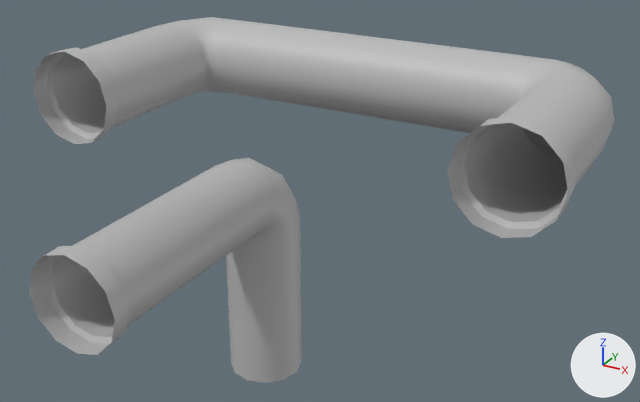
Two versions of the FBX model LD54_GameJam/Assets/Assets/SM_Builder_Tube03.fbx, one commit apart.
Both versions are drawn from a 50 mm camera at (0.563, -1.332, 1.074) aimed at (-0.063, -0.193, 0.505). Arrows for +X, +Y and +Z are at lower right; the lights stay in place. Where no turn or scale is listed for an object, it has been applied to the vertices.

In view in the first picture: 'BuilderAsset_Tube3'.
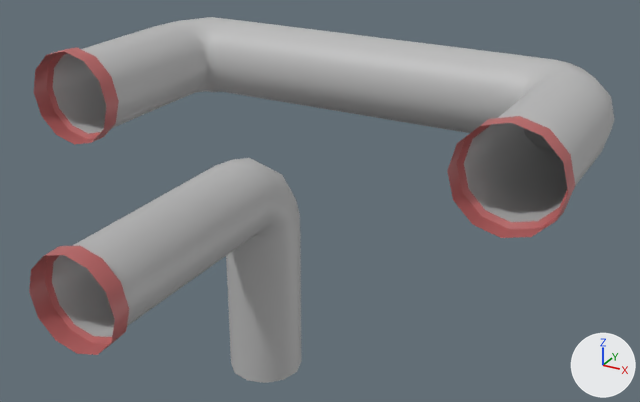
Boxes [x1, y1, x2, y2] around the edits, measured in the pictures (640 x 402 px):
part 1 of me_mesh, recoloured
    both: [29, 47, 575, 355]

The change, as a diff of the scene's bpy script:
```diff
--- a/LD54_GameJam/Assets/Assets/SM_Builder_Tube03.fbx.py
+++ b/LD54_GameJam/Assets/Assets/SM_Builder_Tube03.fbx.py
@@ mat_lambert2 @@
+mat_lambert2 = principled_material('lambert2')
+mat_lambert2.base_color = (0.5, 0.135, 0.135)  # pink #bc6767
@@ me_mesh @@
 me_mesh.from_pydata(...)  # 336 vertices, 313 faces; spans x -0.39..0.39, y -0.513..0.088, z 0.0..0.793
 # used by ob_builderasset_tube3; location = (0.0, 0.0, 0.0)
+# me_mesh part 1: all 72 faces centred in x -0.385..0.385, y -0.496..-0.477, z 0.331..0.789 switch from mat_lambert1 (grey #bcbcbc) to mat_lambert2 (pink #bc6767)
```
